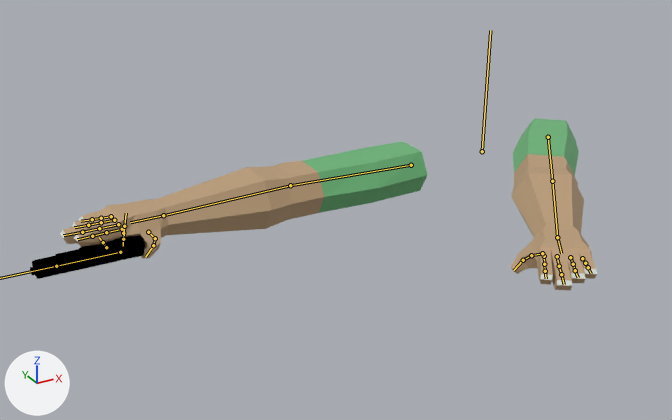
An edit to the Blender file player/player Anims M1991.blend, drawn before and after from the same camera.
One viewpoint serves both versions: a 50 mm camera at (-1.305, -1.654, 0.763) aimed at (-0.491, -0.173, 0.022). Every picture has the same lights, and +X, +Y and +Z are marked at lower left. The bones that bend it are drawn over the model as lines.

In view in the first picture: 'Human Arms Model', 'M1911 Model'.
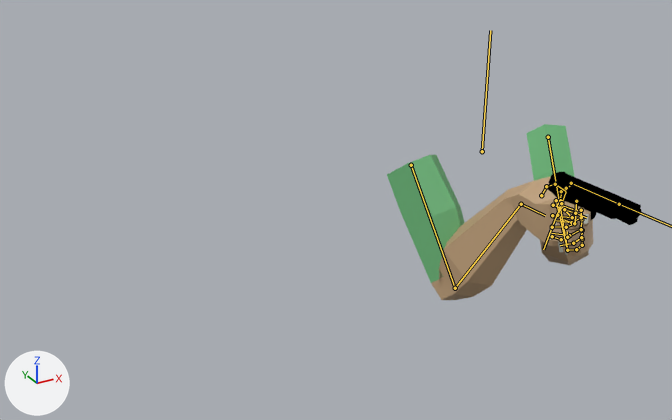
The newer file adds an action. The first version stands in its rest pose; the second is drawn at frame 1 of the action 'M1911 Reload'.

The edits, one by one:
Bone 'Pinky1.L' (bone_pinky1_l) moves from (0.0, 0.0, 0.0) to (-0.002, 0.003, 0.001).
Bone 'Pinky1.L' (bone_pinky1_l) turns from (0, 0, 0) to (2, 9, -29) degrees about its own x, y and z.
Bone 'Pinky2.L' (bone_pinky2_l) moves from (0.0, 0.0, 0.0) to (-0.009, 0.005, 0.0).
Bone 'Pinky2.L' (bone_pinky2_l) turns from (0, 0, 0) to (1, 12, -38) degrees about its own x, y and z.
Bone 'Pinky3.L' (bone_pinky3_l) moves from (0.0, 0.0, 0.0) to (-0.022, 0.013, 0.001).
Bone 'Pinky3.L' (bone_pinky3_l) turns from (0, 0, 0) to (-3, 19, -66) degrees about its own x, y and z.
Bone 'Ring1.L' (bone_ring1_l) moves from (0.0, 0.0, 0.0) to (-0.001, 0.001, 0.0).
Bone 'Ring1.L' (bone_ring1_l) turns from (0, 0, 0) to (2, 7, -30) degrees about its own x, y and z.
Bone 'Ring2.L' (bone_ring2_l) moves from (0.0, 0.0, 0.0) to (-0.002, 0.002, 0.0).
Bone 'Ring2.L' (bone_ring2_l) turns from (0, 0, 0) to (2, 9, -38) degrees about its own x, y and z.
Bone 'Ring3.L' (bone_ring3_l) moves from (0.0, 0.0, 0.0) to (-0.005, 0.004, 0.0).
Bone 'Ring3.L' (bone_ring3_l) turns from (0, 0, 0) to (2, 9, -36) degrees about its own x, y and z.
Bone 'Middle1.L' (bone_middle1_l) moves from (0.0, 0.0, 0.0) to (0.0, -0.001, 0.0).
Bone 'Middle1.L' (bone_middle1_l) turns from (0, 0, 0) to (4, 1, -31) degrees about its own x, y and z.
Bone 'Middle2.L' (bone_middle2_l) moves from (0.0, 0.0, 0.0) to (0.006, -0.002, 0.0).
Bone 'Middle2.L' (bone_middle2_l) turns from (0, 0, 0) to (3, 8, -38) degrees about its own x, y and z.
Bone 'Middle3.L' (bone_middle3_l) moves from (0.0, 0.0, 0.0) to (0.017, -0.008, 0.001).
Bone 'Middle3.L' (bone_middle3_l) turns from (0, 0, 0) to (1, 14, -66) degrees about its own x, y and z.
Bone 'Index1.L' (bone_index1_l) moves from (0.0, 0.0, 0.0) to (0.002, -0.003, 0.0).
Bone 'Index1.L' (bone_index1_l) turns from (0, 0, 0) to (3, 4, -30) degrees about its own x, y and z.
Bone 'Index2.L' (bone_index2_l) moves from (0.0, 0.0, 0.0) to (0.005, -0.004, 0.0).
Bone 'Index2.L' (bone_index2_l) turns from (0, 0, 0) to (3, 6, -39) degrees about its own x, y and z.
Bone 'Index3.L' (bone_index3_l) moves from (0.0, 0.0, 0.0) to (0.01, -0.008, 0.0).
Bone 'Index3.L' (bone_index3_l) turns from (0, 0, 0) to (3, 10, -67) degrees about its own x, y and z.
Bone 'Thumb1.L' (bone_thumb1_l) turns from (0, 0, 0) to (-6, 23, 23) degrees about its own x, y and z.
Bone 'Thumb3.L' (bone_thumb3_l) turns from (0, 0, 0) to (11, 2, -13) degrees about its own x, y and z.
Bone 'Pinky1.R' (bone_pinky1_r) turns from (0, 0, 0) to (0, 0, 20) degrees about its own x, y and z.
Bone 'Pinky2.R' (bone_pinky2_r) turns from (0, 0, 0) to (0, 0, 68) degrees about its own x, y and z.
Bone 'Pinky3.R' (bone_pinky3_r) turns from (0, 0, 0) to (0, 0, 50) degrees about its own x, y and z.
Bone 'Ring1.R' (bone_ring1_r) turns from (0, 0, 0) to (0, 0, 49) degrees about its own x, y and z.
Bone 'Ring2.R' (bone_ring2_r) turns from (0, 0, 0) to (0, 0, 41) degrees about its own x, y and z.
Bone 'Ring3.R' (bone_ring3_r) turns from (0, 0, 0) to (0, 0, 101) degrees about its own x, y and z.
Bone 'Middle1.R' (bone_middle1_r) turns from (0, 0, 0) to (0, 0, 38) degrees about its own x, y and z.
Bone 'Middle2.R' (bone_middle2_r) turns from (0, 0, 0) to (0, 0, 83) degrees about its own x, y and z.
Bone 'Middle3.R' (bone_middle3_r) turns from (0, 0, 0) to (7, 0, 81) degrees about its own x, y and z.
Bone 'Thumb1.R' (bone_thumb1_r) turns from (0, 0, 0) to (-8, -7, 24) degrees about its own x, y and z.
Bone 'Thumb2.R' (bone_thumb2_r) turns from (0, 0, 0) to (-21, 9, 3) degrees about its own x, y and z.
Bone 'Thumb3.R' (bone_thumb3_r) turns from (0, 0, 0) to (-23, -4, -1) degrees about its own x, y and z.
Bone 'IK Arm Pole.L' (bone_ik_arm_pole_l) moves from (0.0, 0.0, 0.0) to (0.495, -0.152, 0.0).
Bone 'IK Arm Target.L' (bone_ik_arm_target_l) moves from (0.0, 0.0, 0.0) to (0.001, -0.836, 0.316).
Bone 'IK Arm Target.L' (bone_ik_arm_target_l) turns from (0, 0, 0) to (105, 0, 40) degrees about its own x, y and z.
Bone 'IK Arm Pole.R' (bone_ik_arm_pole_r) moves from (0.0, 0.0, 0.0) to (-0.499, -0.145, -0.229).
Bone 'IK Arm Target.R' (bone_ik_arm_target_r) moves from (0.0, 0.0, 0.0) to (0.0, -0.662, 0.298).
Bone 'IK Arm Target.R' (bone_ik_arm_target_r) turns from (0, 0, 0) to (94, 0, 0) degrees about its own x, y and z.

Boxes (x1, y1, x2, y2) around the edits, measured in the pictures (672 x 420 px):
'Human Arms Model', posed (62% narrower)
    before: (60, 118, 597, 291)
    after: (387, 124, 593, 300)
'M1911 Model', posed (16% narrower, 23% taller)
    before: (30, 236, 145, 279)
    after: (545, 172, 642, 225)
bone 'Pinky1.L', root to tip
    before: (582, 258) to (585, 263)
    after: (582, 239) to (582, 245)
bone 'Pinky2.L', root to tip
    before: (585, 263) to (588, 267)
    after: (582, 245) to (576, 249)
bone 'Pinky3.L', root to tip
    before: (588, 267) to (591, 273)
    after: (576, 249) to (566, 250)
bone 'Ring1.L', root to tip
    before: (570, 257) to (573, 264)
    after: (582, 230) to (581, 237)
bone 'Ring2.L', root to tip
    before: (573, 264) to (575, 270)
    after: (581, 237) to (573, 243)
bone 'Ring3.L', root to tip
    before: (575, 270) to (578, 277)
    after: (573, 243) to (560, 245)
bone 'Middle1.L', root to tip
    before: (557, 256) to (559, 266)
    after: (581, 219) to (581, 229)
bone 'Middle2.L', root to tip
    before: (559, 266) to (561, 274)
    after: (581, 229) to (569, 235)
bone 'Middle3.L', root to tip
    before: (561, 274) to (564, 284)
    after: (569, 235) to (551, 233)
bone 'Index1.L', root to tip
    before: (544, 256) to (544, 264)
    after: (581, 210) to (581, 217)
bone 'Index2.L', root to tip
    before: (544, 264) to (545, 271)
    after: (581, 217) to (571, 222)
bone 'Index3.L', root to tip
    before: (545, 271) to (546, 278)
    after: (571, 222) to (556, 220)
bone 'Thumb1.L', root to tip
    before: (542, 253) to (531, 255)
    after: (560, 200) to (561, 191)
bone 'Thumb3.L', root to tip
    before: (523, 260) to (513, 270)
    after: (566, 188) to (572, 184)
bone 'Pinky1.R', root to tip
    before: (111, 216) to (101, 218)
    after: (552, 236) to (561, 239)
bone 'Pinky2.R', root to tip
    before: (101, 218) to (92, 219)
    after: (561, 239) to (567, 237)
bone 'Pinky3.R', root to tip
    before: (92, 219) to (81, 221)
    after: (567, 237) to (567, 231)
bone 'Ring1.R', root to tip
    before: (114, 220) to (101, 222)
    after: (552, 226) to (566, 227)
bone 'Ring2.R', root to tip
    before: (101, 222) to (88, 225)
    after: (566, 227) to (574, 223)
bone 'Ring3.R', root to tip
    before: (88, 225) to (74, 227)
    after: (574, 223) to (563, 219)
bone 'Middle1.R', root to tip
    before: (118, 224) to (99, 228)
    after: (552, 215) to (572, 217)
bone 'Middle2.R', root to tip
    before: (99, 228) to (82, 232)
    after: (572, 217) to (576, 210)
bone 'Middle3.R', root to tip
    before: (82, 232) to (63, 235)
    after: (576, 210) to (559, 204)
bone 'Thumb1.R', root to tip
    before: (148, 232) to (155, 238)
    after: (541, 195) to (546, 186)
bone 'Thumb2.R', root to tip
    before: (155, 238) to (153, 245)
    after: (546, 186) to (555, 184)
bone 'Thumb3.R', root to tip
    before: (153, 245) to (145, 257)
    after: (555, 184) to (565, 191)
